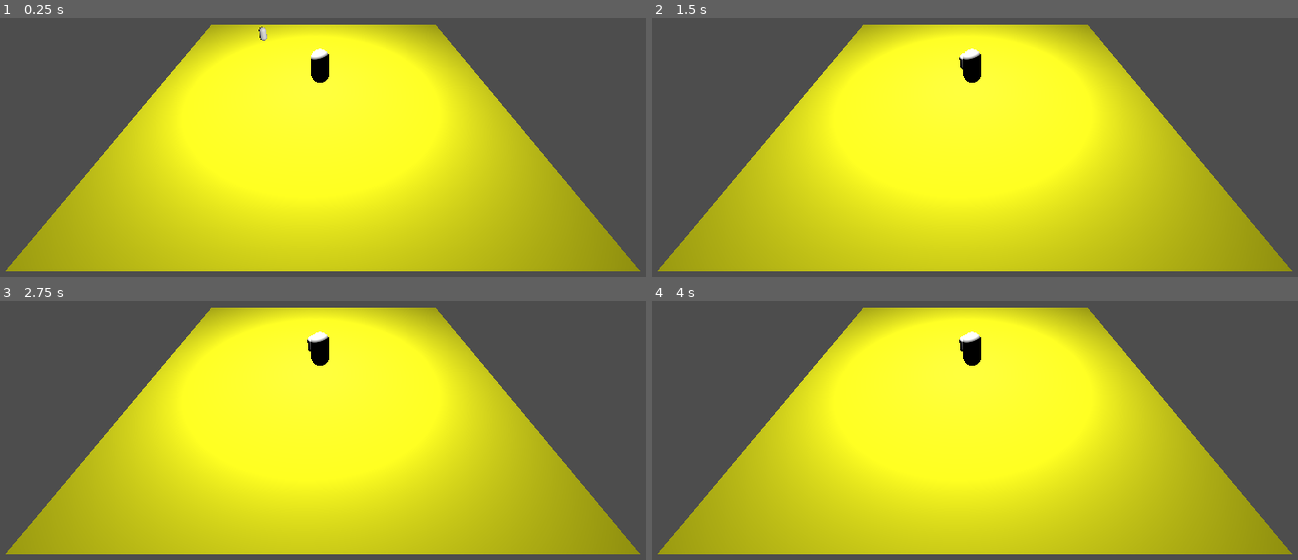
Above: before the commit, frames 1-4 (two rows, left to right).
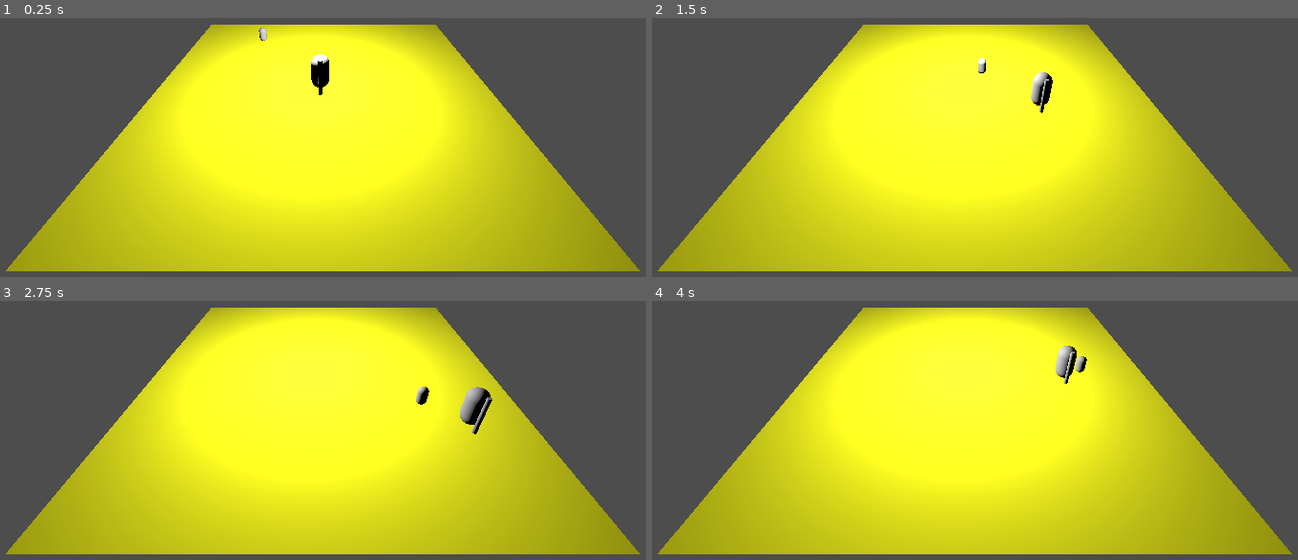
Above: after the commit, the same moments.

Repository: Aeren28/Ludum54
Game: Godot game, scene res://Scenes/Escenario.tscn
Same seed, same stepped clock (60 frames per second), same inputs: the game is played once before the commit and once after it.
Inputs (mouse positions are in pixels of both pictures, inside the frame that each line leads up to):
- Up to frame 1 (0.25 s): no input
- Up to frame 2 (1.5 s): move the mouse to (1142, 69) at 0.52 s; hold D (move_right) 0.53-1.28 s; click (1142, 69) at 0.6 s; move the mouse to (826, 113) at 1.27 s; hold S (move_down) from 1.28 s (still down); click (826, 113) at 1.35 s
- Up to frame 3 (2.75 s): move the mouse to (outside the picture) at 2.02 s; release S (move_down) at 2.03 s; hold D (move_right) from 2.03 s (still down); click (outside the picture) at 2.1 s
- Up to frame 4 (4 s): move the mouse to (936, 461) at 2.77 s; release D (move_right) at 2.78 s; hold W (move_up) 2.78-3.53 s; click (936, 461) at 2.85 s; move the mouse to (1207, 438) at 3.52 s; hold A (move_left) from 3.53 s (still down); click (1207, 438) at 3.6 s

The runs differ from the first frame. In frame 1, 0.2% of the frame differs, in the area x 40-51%, y 3-30%; in frame 2, 0.7%; in frame 3, 1.0%, in the area x 47-77%, y 11-52%; in frame 4, 0.8%.
Error before the commit: Parse Error: Too few arguments for "get_axis()" call. Expected at least 2 but received 0. (res://Scripts/Character.gd:16)

Commit message:
Intentando que el personaje rote

Diff:
--- a/Scenes/Character.tscn
+++ b/Scenes/Character.tscn
@@ -1,6 +1,7 @@
-[gd_scene load_steps=4 format=3 uid="uid://lm4h5b8of8ne"]
+[gd_scene load_steps=5 format=3 uid="uid://lm4h5b8of8ne"]
 
 [ext_resource type="Script" path="res://Scripts/Character.gd" id="1_s46cv"]
+[ext_resource type="PackedScene" uid="uid://coe4kerya7xdn" path="res://Scenes/Weapon.tscn" id="2_1nvvq"]
 
 [sub_resource type="CapsuleMesh" id="CapsuleMesh_i2upd"]
 
@@ -15,3 +16,6 @@
 
 [node name="CollisionShape3D" type="CollisionShape3D" parent="."]
 shape = SubResource("CapsuleShape3D_xhwf5")
+
+[node name="StaticBody3D" parent="." instance=ExtResource("2_1nvvq")]
+transform = Transform3D(0.213672, 0, 0, 0, 1.06472, 0, 0, 0, 0.203786, 0, 0, 0.682124)
--- a/Scripts/Character.gd
+++ b/Scripts/Character.gd
@@ -8,13 +8,15 @@
 var gravity = ProjectSettings.get_setting("physics/3d/default_gravity")
 
 var input_dir
-var input_rot
 var direction
+var _mouse_motion = Vector2()
 
 func _process(delta):
 	input_dir = Input.get_vector("move_left", "move_right", "move_up", "move_down")
-	input_rot = Input.get_axis()
 	direction = (transform.basis * Vector3(input_dir.x, 0, input_dir.y)).normalized()
+
+	# Mouse movement.
+
 
 	if Input.is_action_just_pressed("attack"):
 		print("Ataca perra")
@@ -34,4 +36,5 @@
 		velocity.x = move_toward(velocity.x, 0, SPEED)
 		velocity.z = move_toward(velocity.z, 0, SPEED)
 
+
 	move_and_slide()
